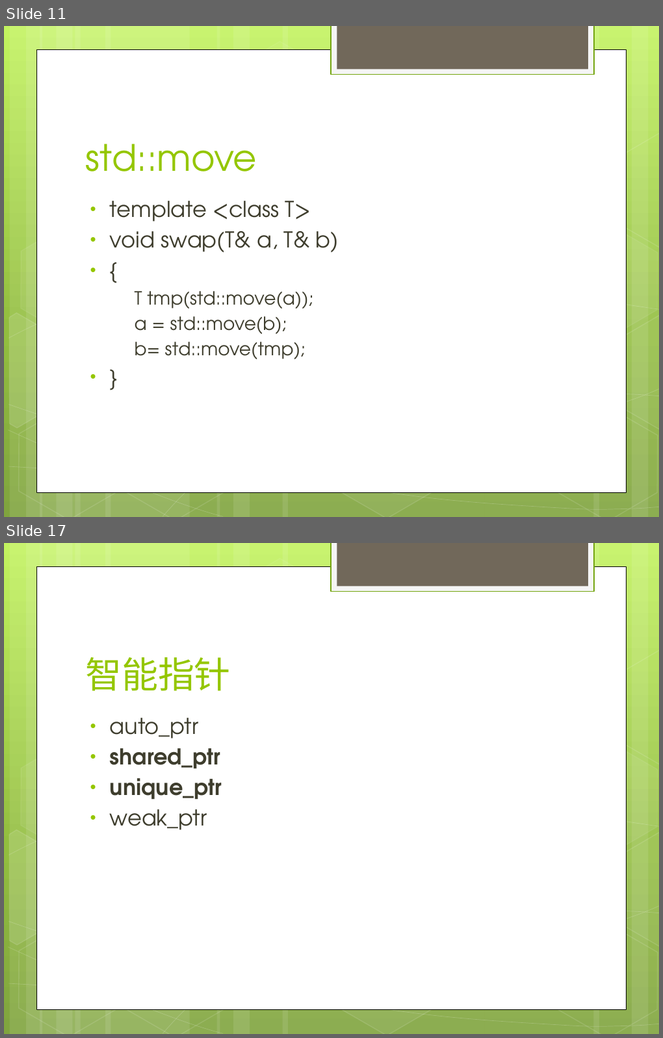
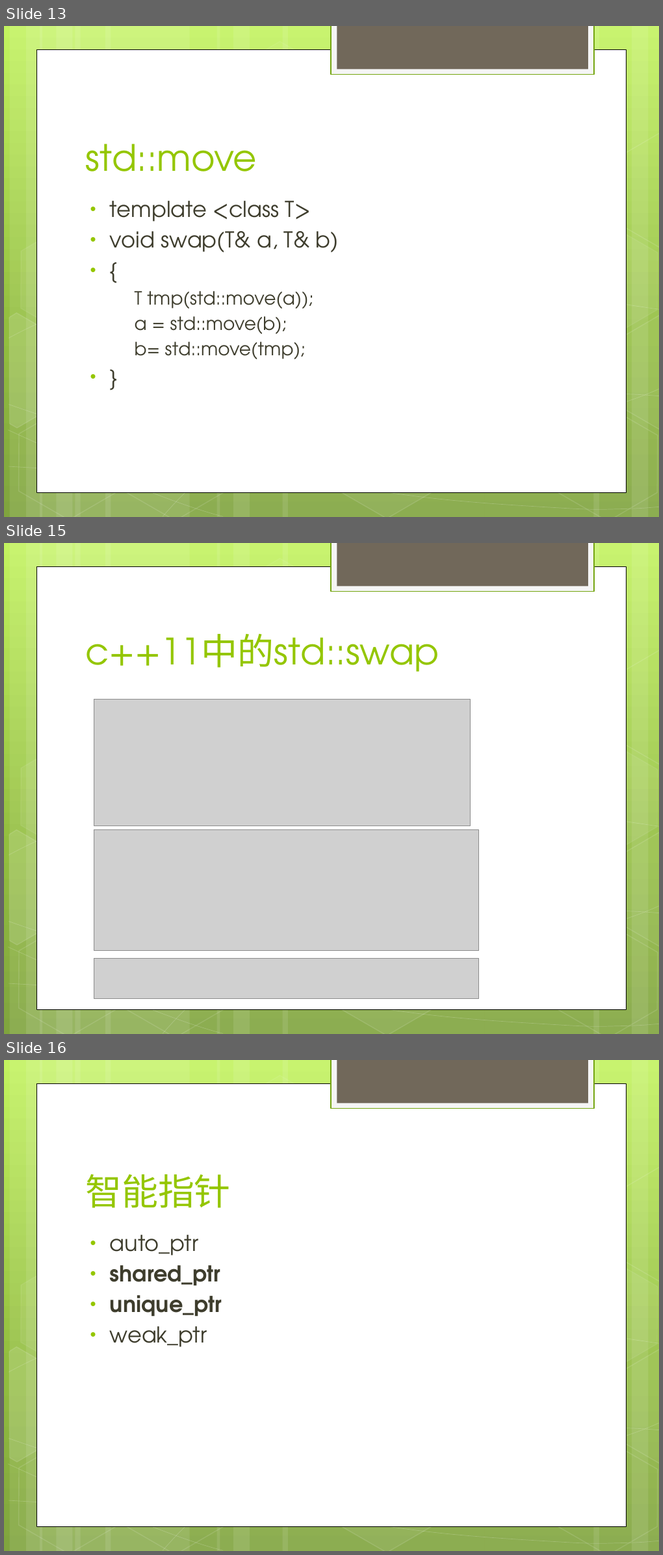
Before and after one commit to war10ck-efz/cpplearning, a slide deck: doc/c++11learning.pptx. Shown one above the other, each under a label of ours: slides 11 and 17 before the commit, slides 13, 15 and 16 after it; the slides between them are not shown. The pictures are 663x1038 and 663x1555 pixels, drawn with LibreOffice and Linux fonts; fonts in the diff are those of the drawing; grey boxes stand for pictures. Boxes give left, top, right and bottom in pixels: in the first picture for what was removed or moved away, otherwise in the second. Text is boxed around its words. In the diff, an @@ line names an element or a change of style, - is before the commit and + after.

```diff
--- a/doc/c++11learning.pptx
+++ b/doc/c++11learning.pptx
@@ slide 15 added at (x1=4, y1=543, x2=659, y2=1034), background gradient #C3F35F to #93BF3F to #81A53E; not listed: 31 template elements that a slide beside it also shows @@
@@ title added at (x1=85, y1=634, x2=440, y2=672), 40 pt, text #94C600 @@
+c++11中的std::swap
@@ picture added at (x1=94, y1=700, x2=471, y2=826) @@
@@ picture added at (x1=94, y1=830, x2=479, y2=951) @@
@@ picture added at (x1=94, y1=959, x2=480, y2=999) @@
@@ what was slide 11 is now slide 13 @@
@@ what was slide 17 is now slide 16 @@
```
Also in this commit, not shown: 6 slides changed, 2 other slides added, 4 slides removed.
